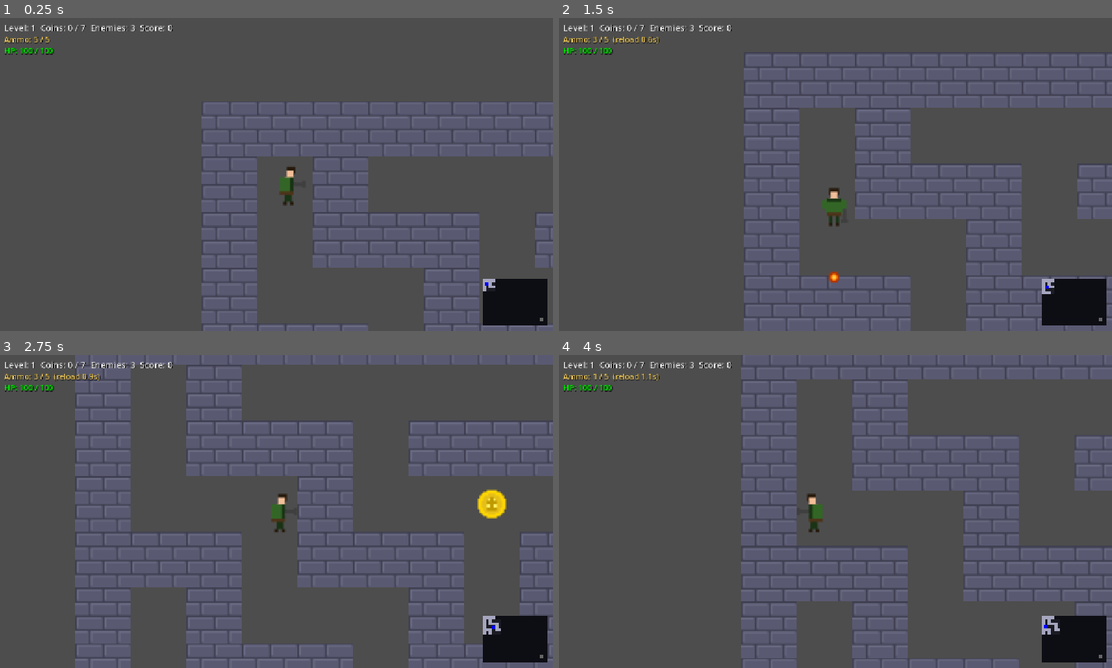
Above: before the commit, frames 1-4 (two rows, left to right).
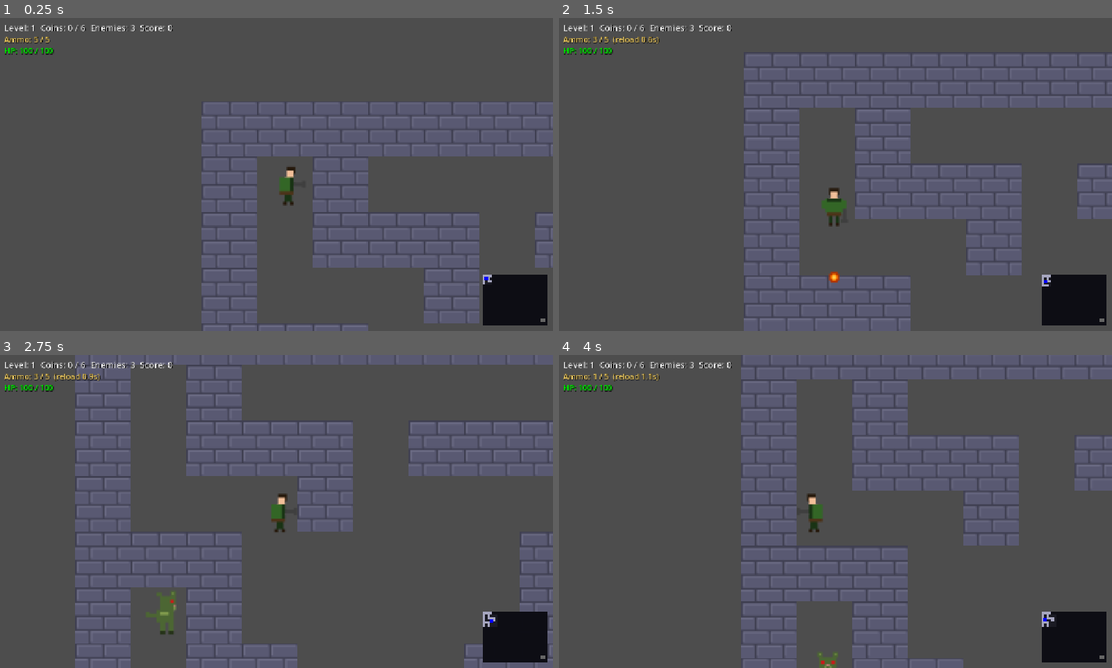
Above: after the commit, the same moments.

Repository: VVStanley/game_godot
Game: Godot game, scene res://Scenes/Main.tscn
The game is run twice, just before and just after one commit, with the same random seed, the same clock (stepped at 60 frames per second) and the same inputs.
Inputs:
- Up to frame 1 (0.25 s): no input
- Up to frame 2 (1.5 s): hold D (move_right) 0.53-1.28 s; tap Space (shoot) at 0.6, 1.35 s; tap Enter at 1.25 s; hold S (move_down) from 1.28 s (still down)
- Up to frame 3 (2.75 s): release S (move_down) at 2.03 s; hold D (move_right) from 2.03 s (still down); tap Space (shoot) at 2.1 s
- Up to frame 4 (4 s): release D (move_right) at 2.78 s; hold W (move_up) 2.78-3.53 s; tap Space (shoot) at 2.85, 3.5, 3.6 s; hold A (move_left) from 3.53 s (still down)

The runs differ from the first frame. In frame 1, 0.6% of the frame differs, in the area x 14-100%, y 2-100%; in frame 2, 2.6%; in frame 3, 8.1%, in the area x 14-99%, y 2-100%; in frame 4, 4.8%.

Commit message:
Изменили генерацию карты

Diff:
--- a/Scripts/Main.gd
+++ b/Scripts/Main.gd
@@ -11,13 +11,19 @@
 
 # ---------------------------------------------------------------------------
 # Grid constants — must be odd for the cell/wall layout to work.
+# Reduced from 41x31 to 27x21 for a more compact maze.
 # ---------------------------------------------------------------------------
-const MAZE_COLS: int = 21
-const MAZE_ROWS: int = 15
+const MAZE_COLS: int = 27
+const MAZE_ROWS: int = 21
 
 # Cell coordinates (not grid).  Cell (0,0) → grid (1,1).
+# Player spawns at top-left corner cell.
 const PLAYER_SPAWN: Vector2i = Vector2i(0, 0)
-const EXIT_CELL: Vector2i = Vector2i(9, 6)
+# Exit position in cell coordinates (will be adjusted dynamically).
+var EXIT_CELL: Vector2i = Vector2i(19, 14)
+
+# Center room size (must be odd for proper maze alignment).
+const CENTER_ROOM_SIZE: int = 3
 
 # ---------------------------------------------------------------------------
 # State
@@ -145,7 +151,17 @@
 			visited[nxt.y][nxt.x] = true
 			stack.append(nxt)
 
+	# Remove dead ends to create multiple paths.
 	_remove_dead_ends(rng)
+
+	# Carve holes in long walls for more maneuvering space.
+	_carve_holes_in_long_walls(rng)
+
+	# Generate two center rooms with multiple exits.
+	_generate_center_rooms(rng)
+
+	# Set exit position dynamically opposite to player spawn.
+	_set_exit_position()
 
 
 func _set_cell(cell: Vector2i) -> void:
@@ -171,6 +187,10 @@
 			if cell == PLAYER_SPAWN or cell == EXIT_CELL:
 				continue
 			if _count_passages(cell) != 1:
+				continue
+
+			# Only carve ~50% of dead ends to keep some maze challenge.
+			if rng.randf() < 0.5:
 				continue
 
 			var gc: int = cx * 2 + 1
@@ -208,6 +228,192 @@
 	return count
 
 
+## Carves holes in long wall segments to create more maneuvering space.
+## Scans each row and column for consecutive wall blocks longer than
+## Settings.min_wall_length_for_hole, then removes the middle block
+## only if it connects to walkable areas on BOTH perpendicular sides.
+## NEVER carves holes in the perimeter boundary walls.
+## NEVER carves wall blocks that are part of T-junctions or intersections.
+func _carve_holes_in_long_walls(rng: RandomNumberGenerator) -> void:
+	var min_length: int = Settings.min_wall_length_for_hole
+
+	# Scan rows for long horizontal walls.
+	# Skip row 0 and row MAZE_ROWS-1 (top/bottom perimeter walls).
+	for row in range(1, MAZE_ROWS - 1):
+		var wall_start: int = -1
+		var wall_length: int = 0
+		for col in range(MAZE_COLS):
+			if _maze[row][col] == 1:
+				if wall_start == -1:
+					wall_start = col
+					wall_length = 1
+				else:
+					wall_length += 1
+			else:
+				if wall_length >= min_length:
+					# Carve hole approximately in the middle.
+					var hole_pos: int = wall_start + wall_length / 2
+					# Ensure we don't carve at the very edge.
+					if hole_pos > 0 and hole_pos < MAZE_COLS - 1:
+						# Only carve if there are passages on BOTH perpendicular sides.
+						# This ensures we carve through-passage holes only, not T-junctions.
+						var has_passage_above: bool = (row > 0 and _maze[row - 1][hole_pos] == 0)
+						var has_passage_below: bool = (row < MAZE_ROWS - 1 and _maze[row + 1][hole_pos] == 0)
+						if has_passage_above and has_passage_below:
+							_maze[row][hole_pos] = 0
+				wall_start = -1
+				wall_length = 0
+		# Check wall segment at end of row.
+		if wall_length >= min_length:
+			var hole_pos: int = wall_start + wall_length / 2
+			if hole_pos > 0 and hole_pos < MAZE_COLS - 1:
+				var has_passage_above: bool = (row > 0 and _maze[row - 1][hole_pos] == 0)
+				var has_passage_below: bool = (row < MAZE_ROWS - 1 and _maze[row + 1][hole_pos] == 0)
+				if has_passage_above and has_passage_below:
+					_maze[row][hole_pos] = 0
+
+	# Scan columns for long vertical walls.
+	# Skip col 0 and col MAZE_COLS-1 (left/right perimeter walls).
+	for col in range(1, MAZE_COLS - 1):
+		var wall_start: int = -1
+		var wall_length: int = 0
+		for row in range(MAZE_ROWS):
+			if _maze[row][col] == 1:
+				if wall_start == -1:
+					wall_start = row
+					wall_length = 1
+				else:
+					wall_length += 1
+			else:
+				if wall_length >= min_length:
+					var hole_pos: int = wall_start + wall_length / 2
+					if hole_pos > 0 and hole_pos < MAZE_ROWS - 1:
+						# Only carve if there are passages on BOTH perpendicular sides.
+						var has_passage_left: bool = (col > 0 and _maze[hole_pos][col - 1] == 0)
+						var has_passage_right: bool = (col < MAZE_COLS - 1 and _maze[hole_pos][col + 1] == 0)
+						if has_passage_left and has_passage_right:
+							_maze[hole_pos][col] = 0
+				wall_start = -1
+				wall_length = 0
+		# Check wall segment at end of column.
+		if wall_length >= min_length:
+			var hole_pos: int = wall_start + wall_length / 2
+			if hole_pos > 0 and hole_pos < MAZE_ROWS - 1:
+				var has_passage_left: bool = (col > 0 and _maze[hole_pos][col - 1] == 0)
+				var has_passage_right: bool = (col < MAZE_COLS - 1 and _maze[hole_pos][col + 1] == 0)
+				if has_passage_left and has_passage_right:
+					_maze[hole_pos][col] = 0
+
+
+## Generates two 3x3 rooms in the maze with at least 2 exits each.
+## Rooms are placed at different positions to add variety.
+func _generate_center_rooms(rng: RandomNumberGenerator) -> void:
+	# Generate first room at center.
+	_generate_room_at(rng, MAZE_COLS / 2, MAZE_ROWS / 2, 2)
+
+	# Generate second room at a different position (upper-left quadrant).
+	_generate_room_at(rng, MAZE_COLS / 4, MAZE_ROWS / 4, 2)
+
+
+## Generates a single 3x3 room at the specified center position with the given number of exits.
+func _generate_room_at(rng: RandomNumberGenerator, center_col: int, center_row: int, num_exits: int) -> void:
+	var room_size: int = CENTER_ROOM_SIZE
+	var half_room: int = room_size / 2
+
+	# Align to nearest odd grid positions.
+	if center_col % 2 == 0:
+		center_col -= 1
+	if center_row % 2 == 0:
+		center_row -= 1
+
+	# Calculate room boundaries.
+	var room_left: int = center_col - half_room
+	var room_right: int = center_col + half_room
+	var room_top: int = center_row - half_room
+	var room_bottom: int = center_row + half_room
+
+	# Ensure room is within bounds.
+	room_left = max(1, room_left)
+	room_right = min(MAZE_COLS - 2, room_right)
+	room_top = max(1, room_top)
+	room_bottom = min(MAZE_ROWS - 2, room_bottom)
+
+	# Carve out the room (set all tiles to walkable).
+	for row in range(room_top, room_bottom + 1):
+		for col in range(room_left, room_right + 1):
+			_maze[row][col] = 0
+
+	# Create exits from the room edges to nearest walkable paths.
+	var exits_created: int = 0
+	var directions: Array[Vector2i] = [
+		Vector2i(0, -1),  # up
+		Vector2i(0, 1),   # down
+		Vector2i(-1, 0),  # left
+		Vector2i(1, 0),   # right
+	]
+
+	# Shuffle directions for randomness.
+	directions.shuffle()
+
+	for dir in directions:
+		if exits_created >= num_exits:
+			break
+
+		# Try to create exit from room edge in this direction.
+		var edge_col: int = center_col
+		var edge_row: int = center_row
+
+		if dir.x == -1:  # left
+			edge_col = room_left
+		elif dir.x == 1:  # right
+			edge_col = room_right
+		elif dir.y == -1:  # up
+			edge_row = room_top
+		elif dir.y == 1:  # down
+			edge_row = room_bottom
+
+		# Find nearest walkable cell in this direction.
+		var search_col: int = edge_col + dir.x
+		var search_row: int = edge_row + dir.y
+
+		# Search outward until we find a walkable cell or hit boundary.
+		var max_search: int = 10
+		var found: bool = false
+		for i in range(max_search):
+			if search_col < 0 or search_col >= MAZE_COLS or \
+			   search_row < 0 or search_row >= MAZE_ROWS:
+				break
+
+			if _maze[search_row][search_col] == 0:
+				found = true
+				break
+
+			search_col += dir.x
+			search_row += dir.y
+
+		if found:
+			# Carve passage from room edge to the found walkable cell.
+			var carve_col: int = edge_col
+			var carve_row: int = edge_row
+			while carve_col != search_col or carve_row != search_row:
+				if carve_col >= 0 and carve_col < MAZE_COLS and \
+				   carve_row >= 0 and carve_row < MAZE_ROWS:
+					_maze[carve_row][carve_col] = 0
+				carve_col += sign(search_col - carve_col)
+				carve_row += sign(search_row - carve_row)
+			exits_created += 1
+
+
+## Sets the exit position dynamically to be opposite the player spawn.
+## Since player spawns at top-left (0,0), exit will be at bottom-right.
+func _set_exit_position() -> void:
+	var cell_cols: int = (MAZE_COLS - 1) / 2
+	var cell_rows: int = (MAZE_ROWS - 1) / 2
+
+	# Place exit in opposite corner from player spawn.
+	EXIT_CELL = Vector2i(cell_cols - 1, cell_rows - 1)
+
+
 # =====================================================================
 # Scene building — walls
 # =====================================================================
@@ -522,6 +728,7 @@
 	_minimap.maze_data = _maze.duplicate(true)
 	_minimap.scale_factor = scale_factor
 	_minimap.exit_unlocked = false
+	_minimap.exit_cell = EXIT_CELL
 
 	var vp_size: Vector2 = get_viewport_rect().size
 	_minimap.position = Vector2(
@@ -567,6 +774,7 @@
 	var scale_factor: float = 1.0
 	var player_pos: Vector2 = Vector2.ZERO
 	var exit_unlocked: bool = false
+	var exit_cell: Vector2i = Vector2i(19, 14)  # Default, will be set from Main
 
 	# Fog of war — 2D grid: true = revealed, false = hidden.
 	var _revealed: Array = []
@@ -633,10 +841,8 @@
 		draw_rect(dot_rect, Settings.player_colour)
 
 		# Exit marker — grey when locked, green when unlocked.
-		var exit_cell_x: float = 9.0
-		var exit_cell_y: float = 6.0
-		var exit_grid_x: float = exit_cell_x * 2.0 + 1.0
-		var exit_grid_y: float = exit_cell_y * 2.0 + 1.0
+		var exit_grid_x: float = float(exit_cell.x * 2 + 1)
+		var exit_grid_y: float = float(exit_cell.y * 2 + 1)
 		var exit_marker: Rect2 = Rect2(
 			exit_grid_x * ts * scale_factor - dot_size / 2.0,
 			exit_grid_y * ts * scale_factor - dot_size / 2.0,
--- a/Settings/Settings.gd
+++ b/Settings/Settings.gd
@@ -161,6 +161,10 @@
 ## Wall tile colour.
 var wall_colour: Color = Color(0.35, 0.35, 0.45)
 
+## Minimum wall length to create a hole in the middle (in blocks).
+## Walls longer than this will have a gap carved approximately in the middle.
+var min_wall_length_for_hole: int = 5
+
 # ===================== AUDIO =====================
 
 ## Master volume (0.0 – 1.0).
Not shown, changed: GAME_IMPROVEMENTS.md
